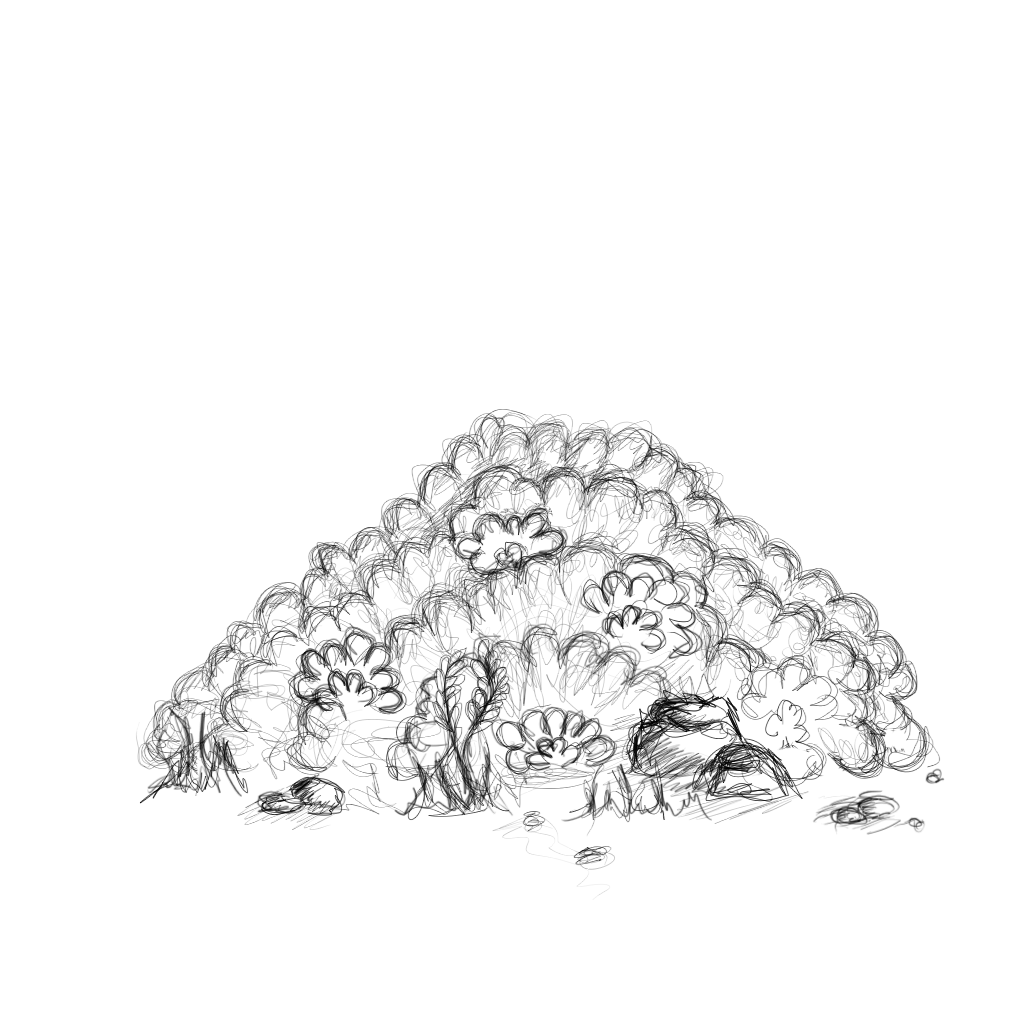
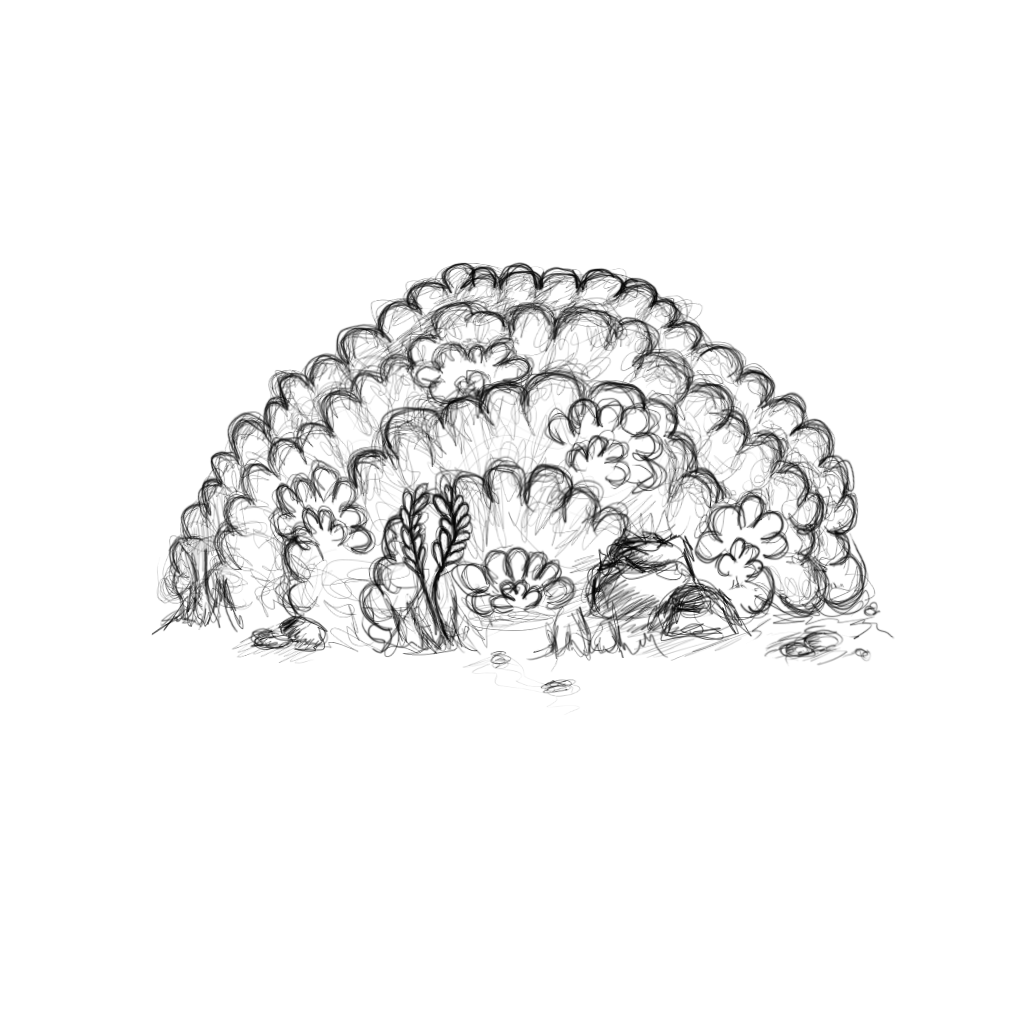
The second 1024x1024 image is a revision of the first. Changes to its layers:
painted on "Layer 1" over [135, 262, 945, 900]
showed "Background" over [135, 262, 945, 900]
